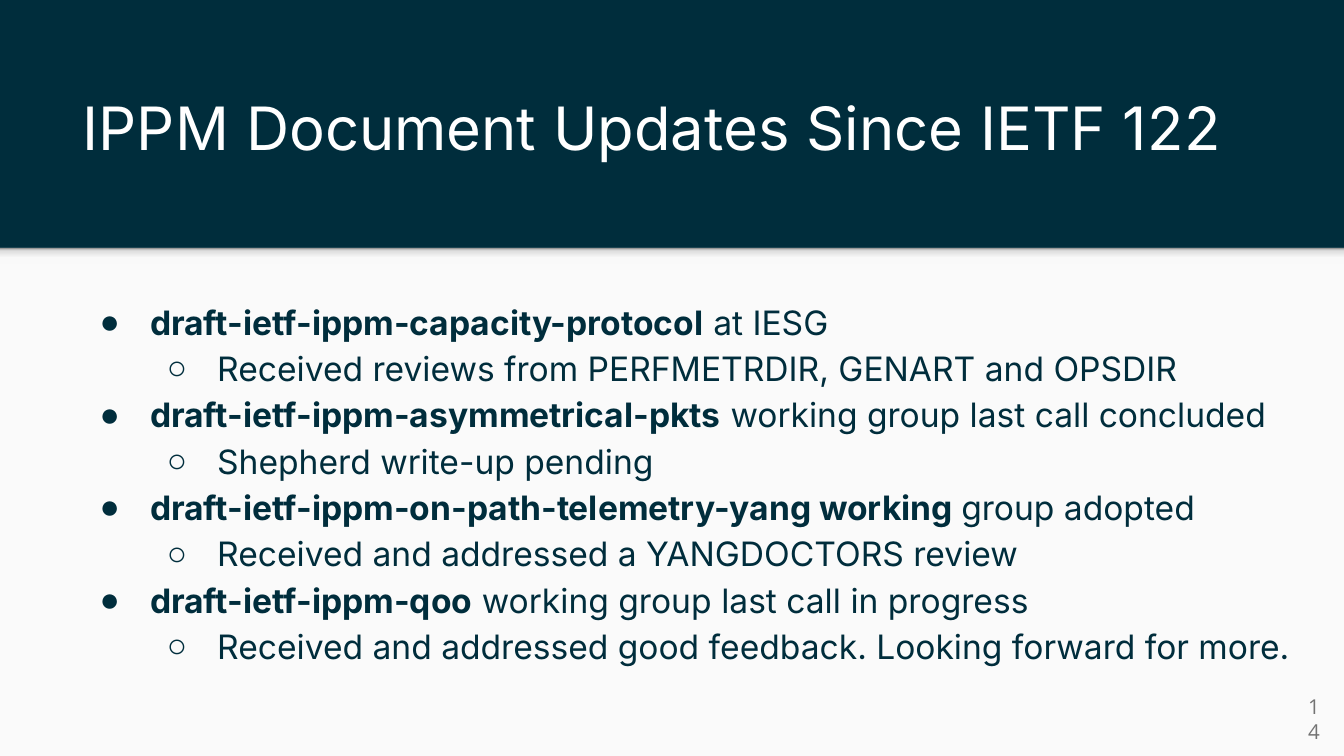
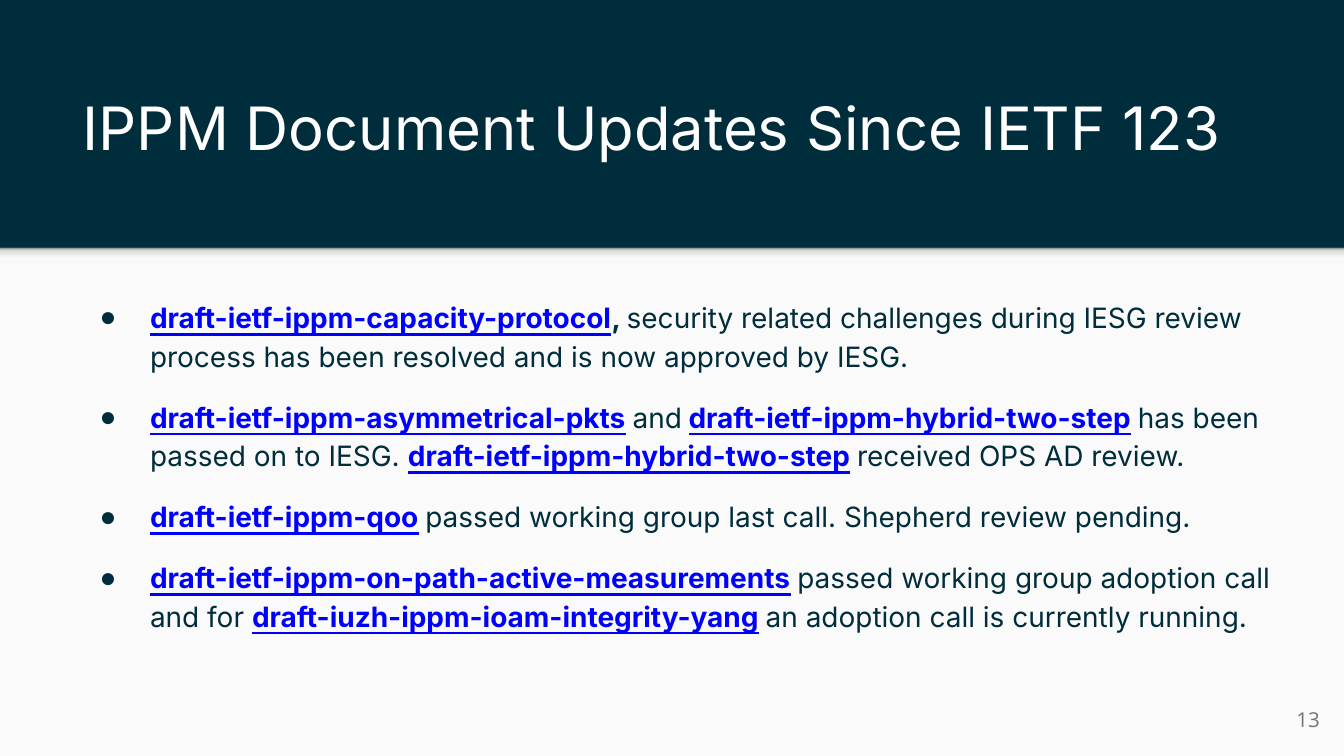
Before and after one commit to ietf-ippm/meeting-materials, a slide deck: slide 13 of ietf124-Montreal/Slides/chair-slides-bmwg-ippm.pptx (slide 14 before the commit). Drawn at 1344x756 pixels with LibreOffice and Linux fonts; fonts in the diff are those of the drawing. Boxes give left, top, right and bottom in pixels: in the first picture for what was removed or moved away, otherwise in the second. Text is boxed around its words. In the diff, an @@ line names an element or a change of style, - is before the commit and + after.

```diff
--- a/ietf124-Montreal/Slides/chair-slides-bmwg-ippm.pptx
+++ b/ietf124-Montreal/Slides/chair-slides-bmwg-ippm.pptx
@@ title at bbox=[83, 105, 1220, 163]: text changed @@
-IPPM Document Updates Since IETF 122
+IPPM Document Updates Since IETF 123
@@ text at bbox=[150, 306, 1270, 633]: text changed; size 18 to 15 pt @@
-● draft-ietf-ippm-capacity-protocol at IESG
-  ○ Received reviews from PERFMETRDIR, GENART and OPSDIR
-● draft-ietf-ippm-asymmetrical-pkts working group last call concluded
-  ○ Shepherd write-up pending
-● draft-ietf-ippm-on-path-telemetry-yang working group adopted
-  ○ Received and addressed a YANGDOCTORS review
-● draft-ietf-ippm-qoo working group last call in progress
-  ○ Received and addressed good feedback. Looking forward for more.
+● draft-ietf-ippm-capacity-protocol, security related challenges during IESG review process has been resolved and is now approved by IESG.
+● draft-ietf-ippm-asymmetrical-pkts and draft-ietf-ippm-hybrid-two-step has been passed on to IESG. draft-ietf-ippm-hybrid-two-step received OPS AD review.
+● draft-ietf-ippm-qoo passed working group last call. Shepherd review pending.
+● draft-ietf-ippm-on-path-active-measurements passed working group adoption call and for draft-iuzh-ippm-ioam-integrity-yang an adoption call is currently running.
@@ page number at bbox=[1296, 712, 1319, 727]: text changed @@
-14
+13
```
Also in this commit, not shown: 8 other slides changed, 1 slide added, 2 slides removed, 1 other file.
